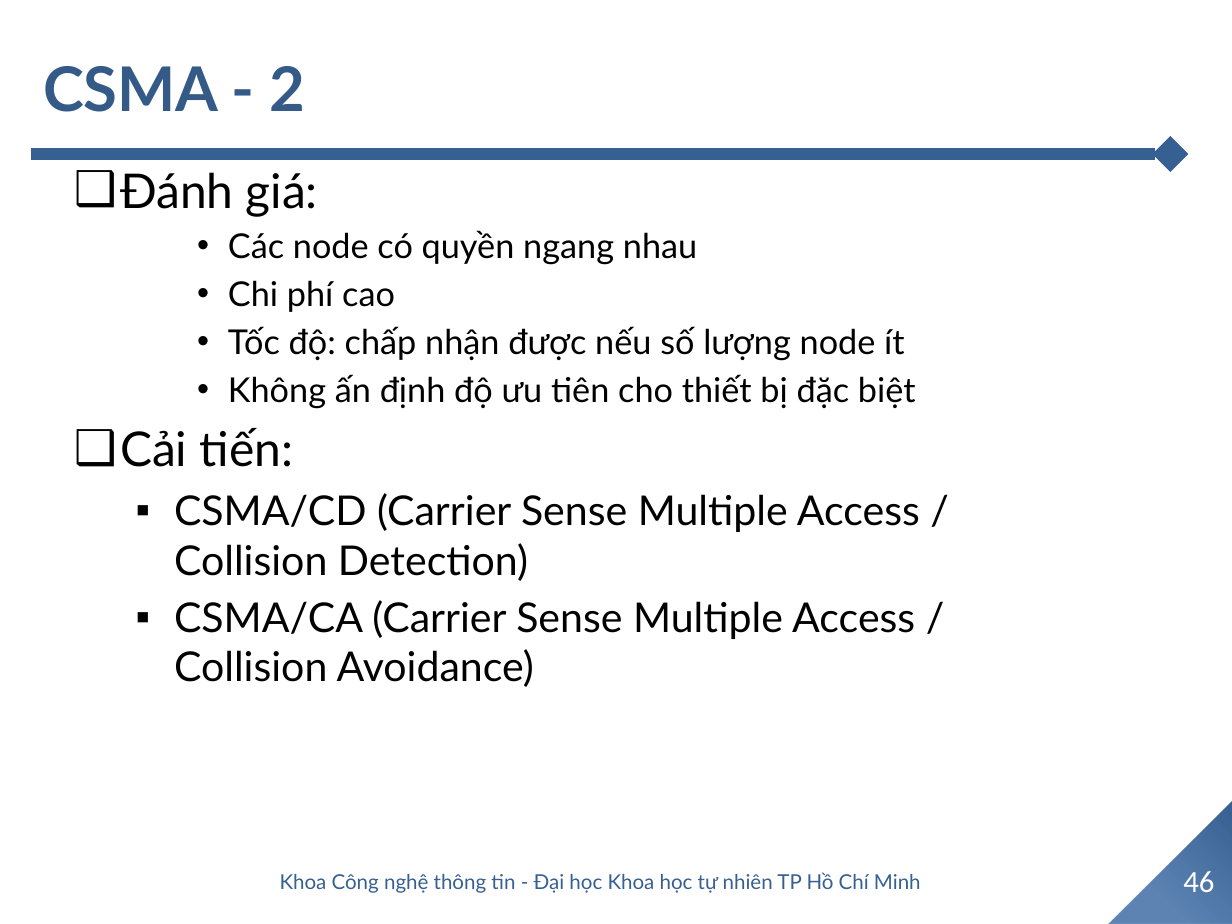
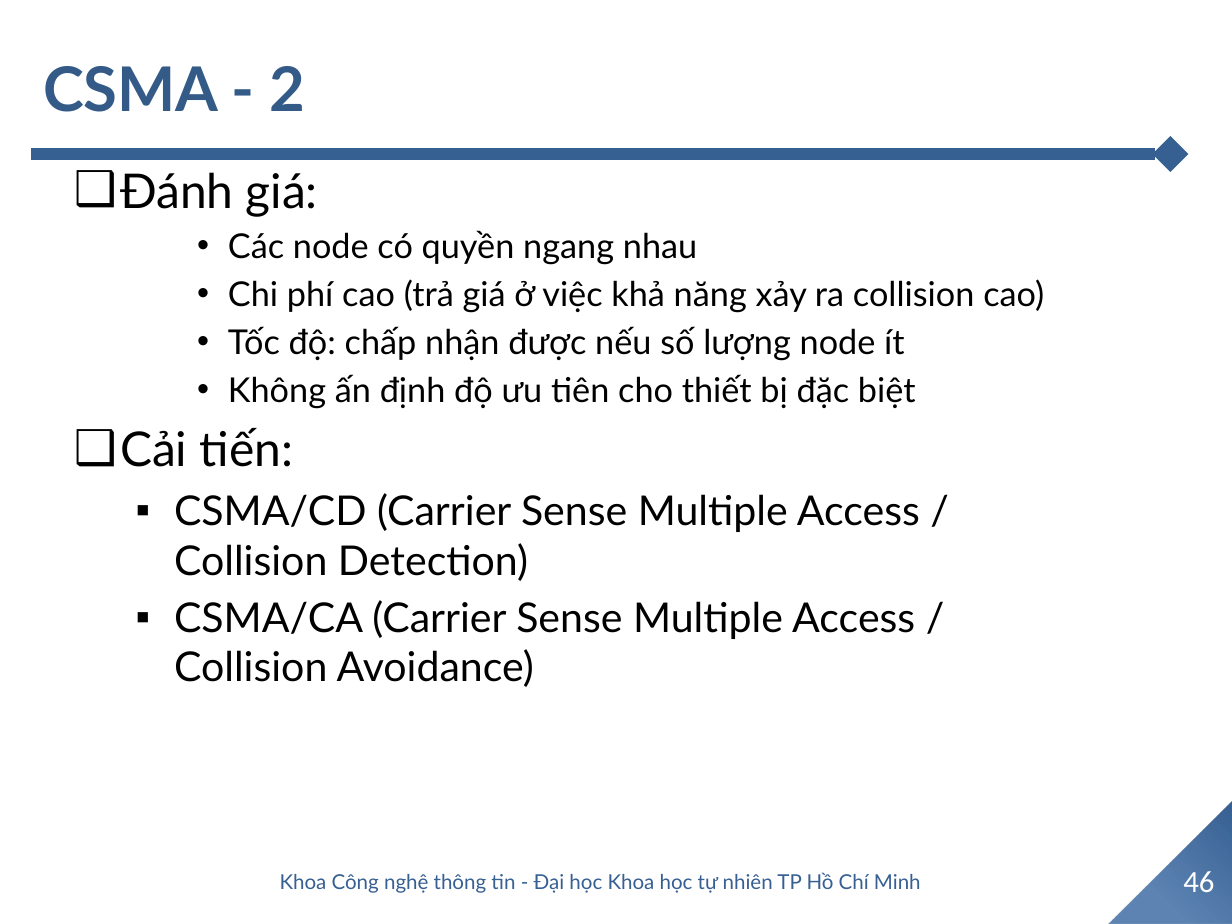
Before and after one commit to TommyandTina/Linux-Lab, a slide deck: slide 46 of APR-2024/0404/06a. Link layer.pptx. Drawn at 1232x924 pixels with LibreOffice and Linux fonts; fonts in the diff are those of the drawing; background and template pictures are left out. Boxes give left, top, right and bottom in pixels: in the first picture for what was removed or moved away, otherwise in the second. Text is boxed around its words. In the diff, an @@ line names an element or a change of style, - is before the commit and + after.

```diff
--- a/APR-2024/0404/06a. Link layer.pptx
+++ b/APR-2024/0404/06a. Link layer.pptx
@@ text at (x1=228, y1=279, x2=1044, y2=313): text changed @@
-    • Chi phí cao
+    • Chi phí cao (trả giá ở việc khả năng xảy ra collision cao)
```
Also in this commit, not shown: 34 other slides changed, 26 other files.
